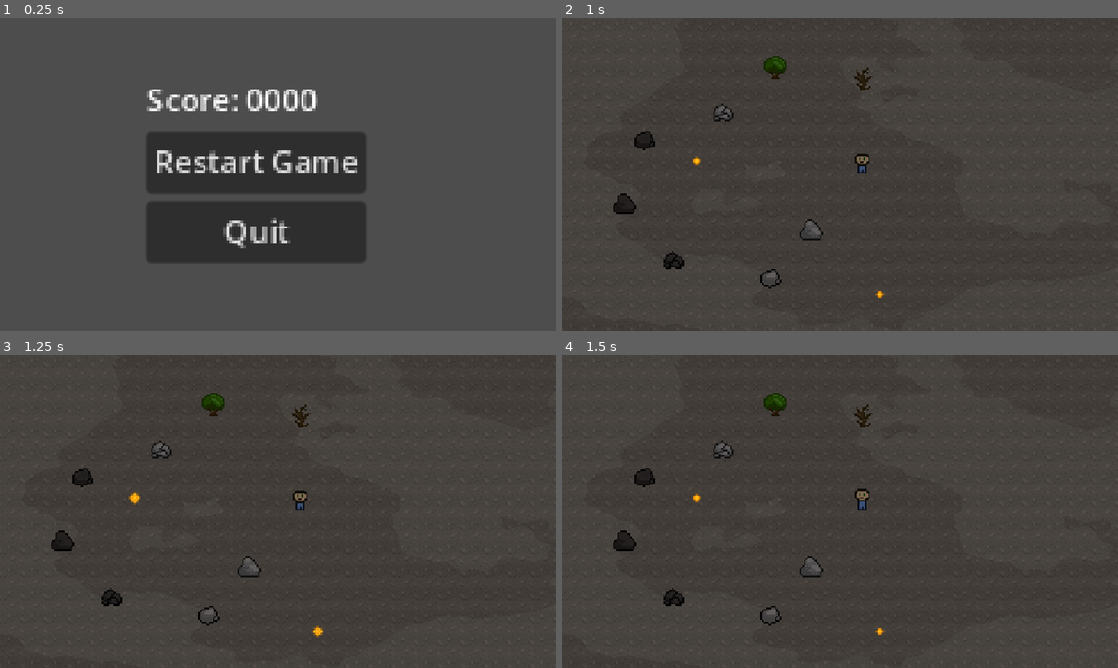
Above: before the commit, frames 1-4 (two rows, left to right).
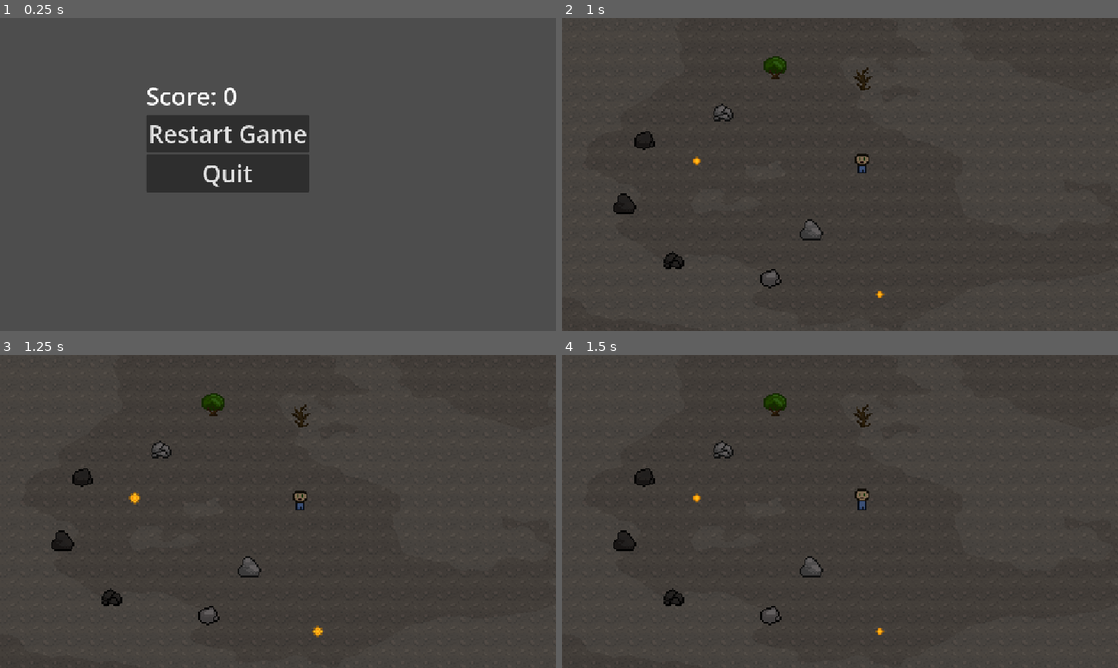
Above: after the commit, the same moments.

Repository: MaxAtoms/fading-life
Game: Godot game, scene res://ui/game_over.tscn
The game is run twice, just before and just after one commit, with the same random seed, the same clock (stepped at 60 frames per second) and the same inputs. This scene is started directly instead of the project's main scene.
Inputs:
- Up to frame 1 (0.25 s): no input
- Up to frame 2 (1 s): click "Restart Game" at 0.5 s
- Up to frame 3 (1.25 s): no input
- Up to frame 4 (1.5 s): no input

The runs differ from the first frame. In frame 1, 14% of the frame differs, in the area x 26-66%, y 22-78%; in frame 2, nothing differs; in frame 3, nothing differs; in frame 4, nothing differs.

Commit message:
adding score and fixing fonts

Diff:
--- a/gameElements/life_orb.gd
+++ b/gameElements/life_orb.gd
@@ -13,6 +13,7 @@
 			if i * i + j * j <= radius * radius:
 				tile_map.set_cell(tile_map.local_to_map(pos) + Vector2i(i, j), 3, Vector2i(0, 0))
 
+	Globals.score += 100
 	queue_free()
 
 
--- a/globals.gd
+++ b/globals.gd
@@ -1,4 +1,5 @@
 extends Node
+
 
 
 var _score := 0
--- a/project.godot
+++ b/project.godot
@@ -11,7 +11,7 @@
 [application]
 
 config/name="Ghostwalker"
-run/main_scene="uid://btxopix0urky7"
+run/main_scene="uid://chillchqcf3b2"
 config/features=PackedStringArray("4.4", "Forward Plus")
 
 [autoload]
--- /dev/null
+++ b/ui/game_over.gd
@@ -0,0 +1,6 @@
+extends Control
+
+
+func _ready():
+	var score_text = "Score: " + str(Globals.score)
+	$VBoxContainer/Score.text = score_text
--- a/ui/game_over.tscn
+++ b/ui/game_over.tscn
@@ -1,6 +1,7 @@
-[gd_scene load_steps=4 format=3 uid="uid://dv8ewmpckfc8y"]
+[gd_scene load_steps=5 format=3 uid="uid://dv8ewmpckfc8y"]
 
 [ext_resource type="Script" uid="uid://bev1tjhq85d67" path="res://ui/start_button.gd" id="1_5eixk"]
+[ext_resource type="Script" uid="uid://bmeaa3y2y3a6j" path="res://ui/game_over.gd" id="1_xjda6"]
 [ext_resource type="Script" uid="uid://cpjy3b5jn5aqw" path="res://ui/quit_button.gd" id="2_j1fe5"]
 [ext_resource type="AudioStream" uid="uid://26aunak4nbeu" path="res://assets/Dawn - slow - scary.mp3" id="3_j1fe5"]
 
@@ -11,6 +12,7 @@
 anchor_bottom = 1.0
 grow_horizontal = 2
 grow_vertical = 2
+script = ExtResource("1_xjda6")
 
 [node name="VBoxContainer" type="VBoxContainer" parent="."]
 layout_mode = 0
@@ -18,19 +20,21 @@
 offset_top = 127.0
 offset_right = 416.0
 offset_bottom = 220.0
-scale = Vector2(4, 4)
 
 [node name="Score" type="Label" parent="VBoxContainer"]
 layout_mode = 2
+theme_override_font_sizes/font_size = 50
 text = "Score: 0000"
 
 [node name="StartButton" type="Button" parent="VBoxContainer"]
 layout_mode = 2
+theme_override_font_sizes/font_size = 50
 text = "Restart Game"
 script = ExtResource("1_5eixk")
 
 [node name="QuitButton" type="Button" parent="VBoxContainer"]
 layout_mode = 2
+theme_override_font_sizes/font_size = 50
 text = "Quit"
 script = ExtResource("2_j1fe5")
 
--- a/ui/start_button.gd
+++ b/ui/start_button.gd
@@ -3,3 +3,4 @@
 
 func _on_pressed() -> void:
 	get_tree().change_scene_to_file("res://world/map.tscn")
+	Globals.score = 0
Not shown, added: ui/game_over.gd.uid
